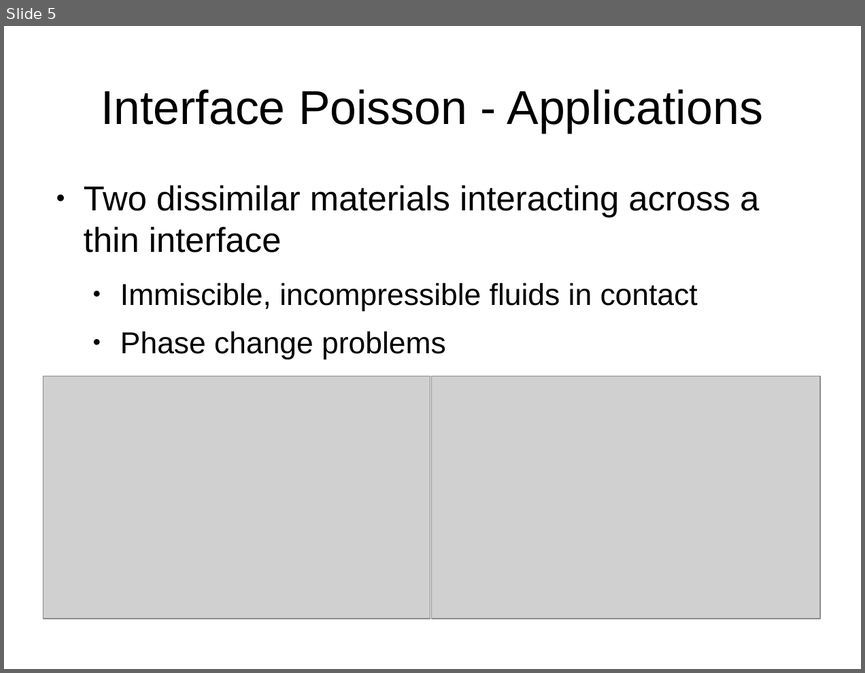
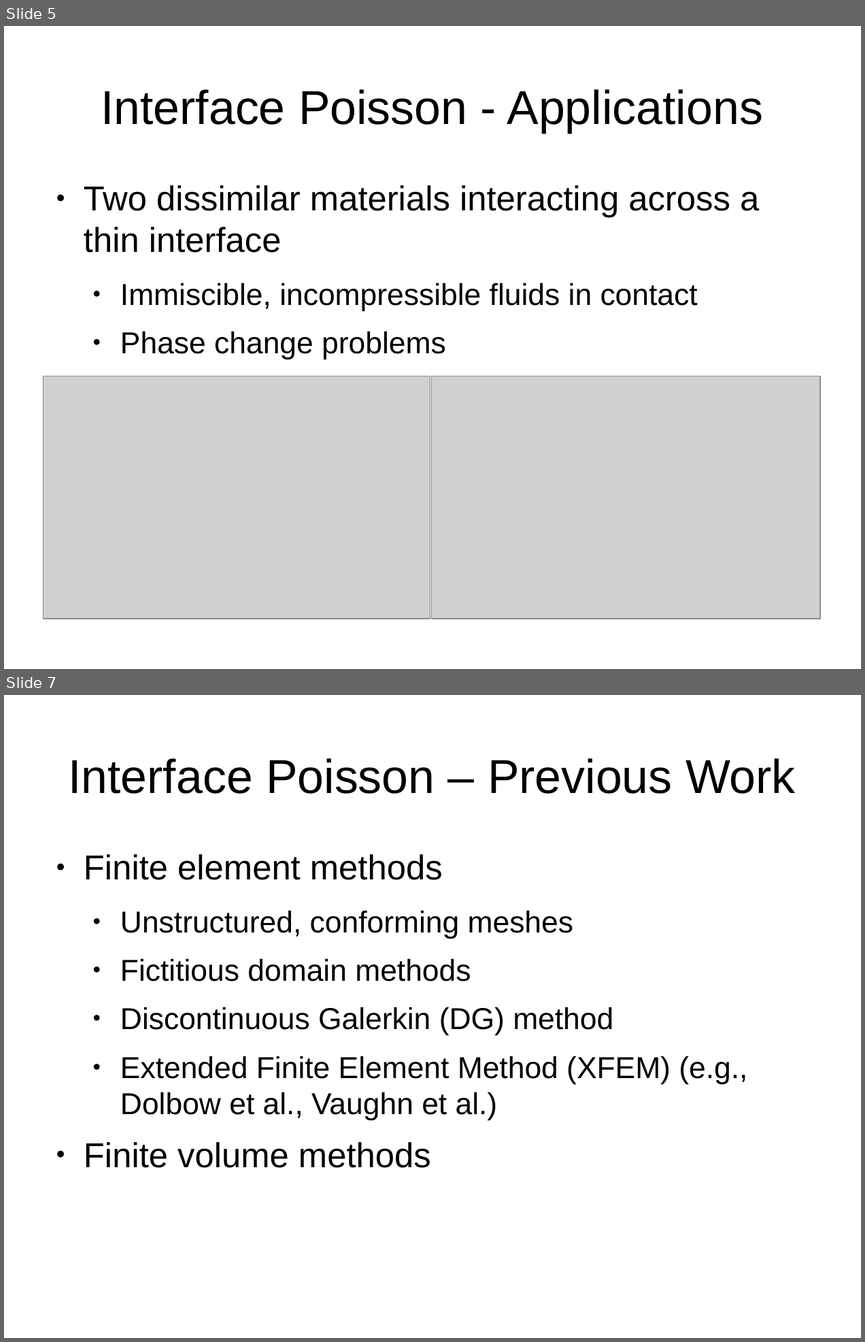
Before and after one commit to jhellrung/documents, a slide deck: presentations/sandia.2011.11.08/slides.odp. Shown one above the other, each under a label of ours: slide 5 before the commit, slides 5 and 7 after it; the slides between them are not shown. The pictures are 865x673 and 865x1342 pixels, drawn with LibreOffice and Linux fonts; fonts in the diff are those of the drawing; grey boxes stand for pictures. Boxes give left, top, right and bottom in pixels: in the first picture for what was removed or moved away, otherwise in the second. Text is boxed around its words. In the diff, an @@ line names an element or a change of style, - is before the commit and + after.

```diff
--- a/presentations/sandia.2011.11.08/slides.odp
+++ b/presentations/sandia.2011.11.08/slides.odp
@@ slide 7 added at [4, 695, 861, 1338], background #FFFFFF @@
@@ title added at [68, 758, 796, 794], 44 pt, text #000000 @@
+Interface Poisson – Previous Work
@@ text added at [84, 854, 747, 1168], 28 pt, text #000000 @@
+● Finite element methods
+  ● Unstructured, conforming meshes
+  ● Fictitious domain methods
+  ● Discontinuous Galerkin (DG) method
+  ● Extended Finite Element Method (XFEM) (e.g., Dolbow et al., Vaughn et al.)
+● Finite volume methods
```
Also in this commit, not shown: 1 slide changed, 3 other slides added, 1 slide removed.
